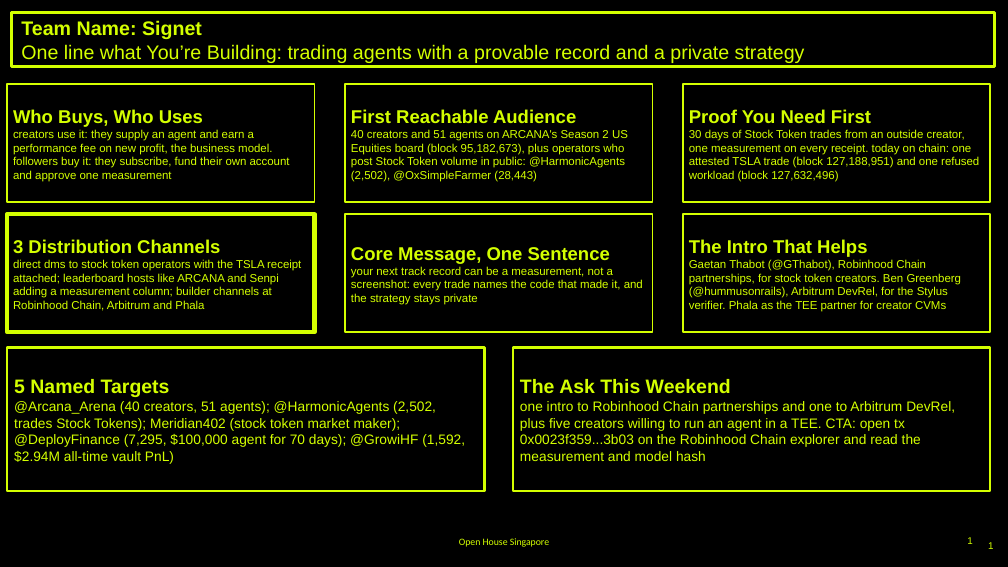
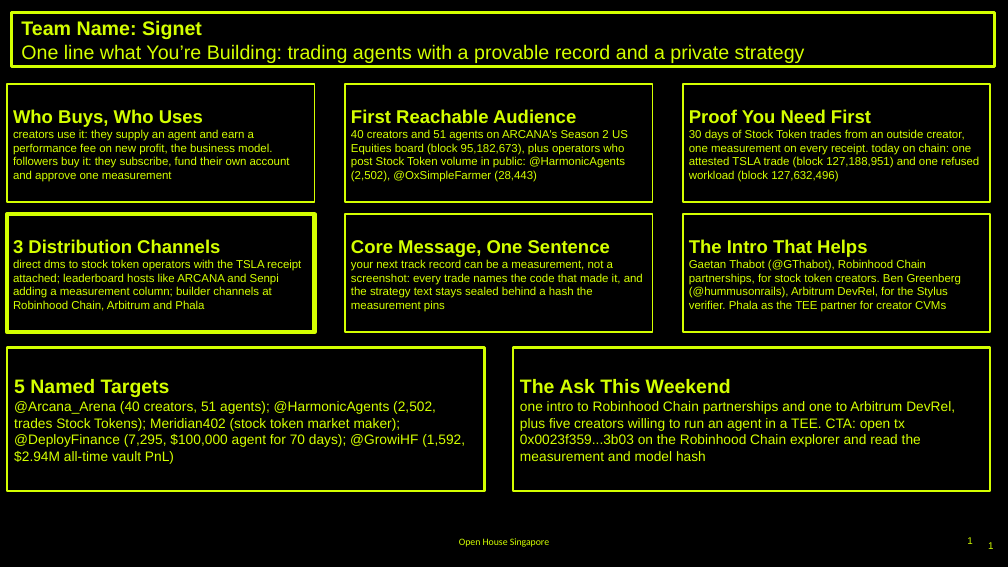
Before and after one commit to aarav1656/signet, a slide deck: slide 1 of deck/canvas/Signet-GTM-Canvas.pptx. Drawn at 1008x567 pixels with LibreOffice and Linux fonts; fonts in the diff are those of the drawing; background and template pictures are left out. Boxes give left, top, right and bottom in pixels: in the first picture for what was removed or moved away, otherwise in the second. Text is boxed around its words. In the diff, an @@ line names an element or a change of style, - is before the commit and + after.

Commit message:
Claims discipline across README, deck, canvases and submission: strategy commitment by digest with its live admission txs, follow leaves exactly one measurement, compose hash identity, Morpho footnote cites the RobinhoodCrypto status URL, canvas text from one source, counts from this tree's runs

```diff
--- a/deck/canvas/Signet-GTM-Canvas.pptx
+++ b/deck/canvas/Signet-GTM-Canvas.pptx
@@ text in rectangle at bbox=[351, 259, 643, 312]: text changed @@
-your next track record can be a measurement, not a screenshot: every trade names the code that made it, and the strategy stays private
+your next track record can be a measurement, not a screenshot: every trade names the code that made it, and the strategy text stays sealed behind a hash the measurement pins
```
Also in this commit, not shown: 24 other files.
